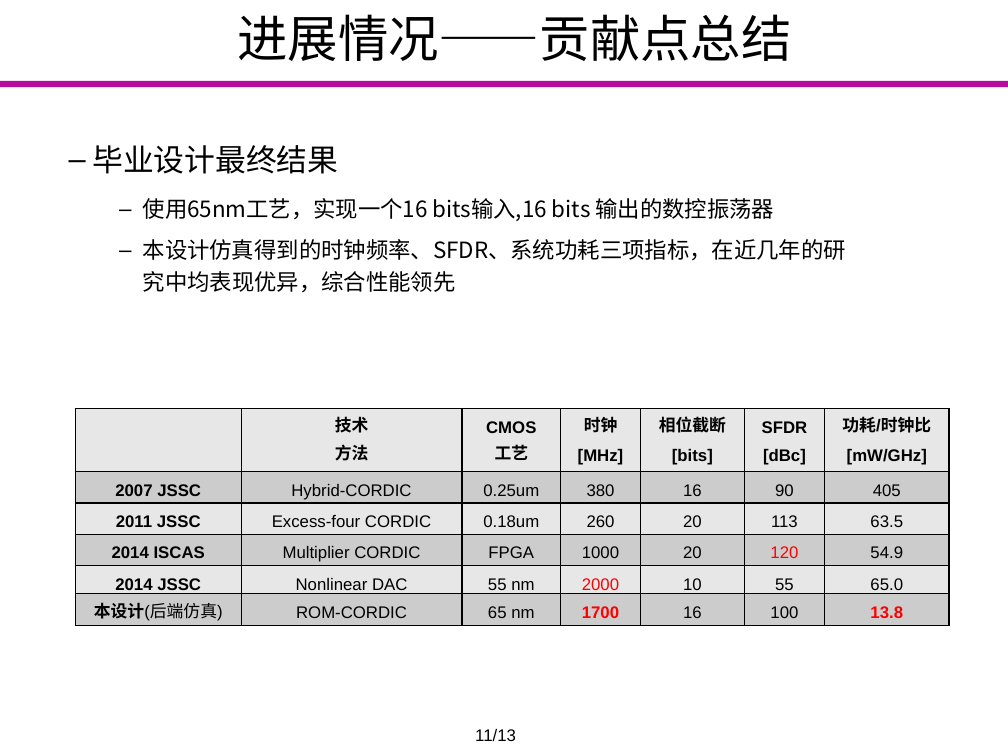
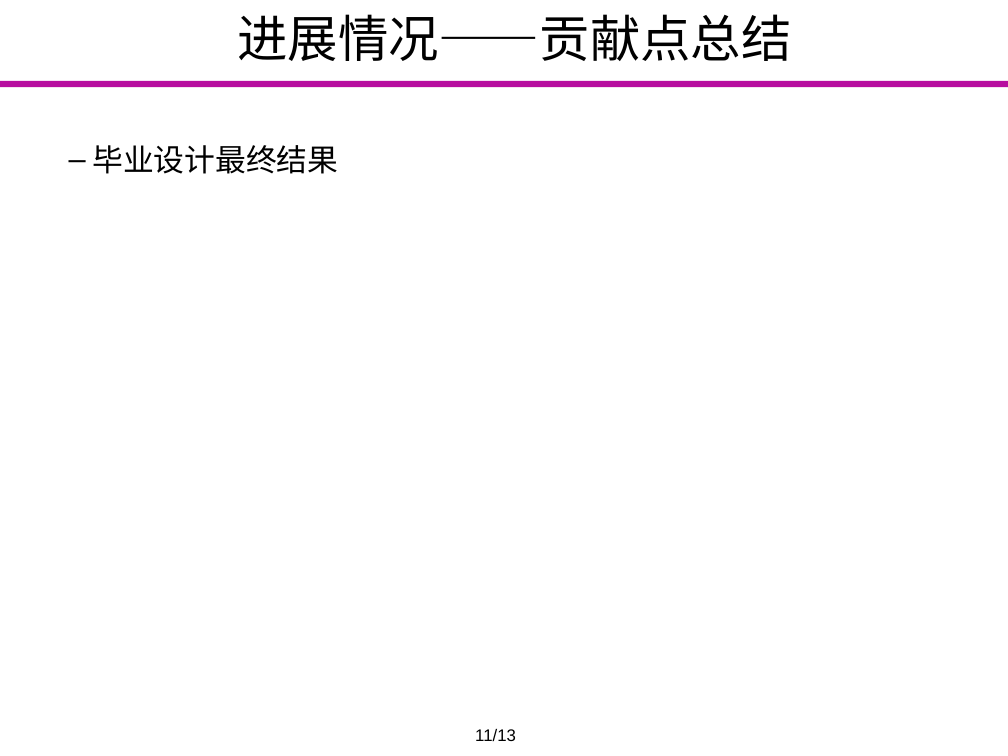
Before and after one commit to Markov2016/lunwen, a slide deck: slide 15 of dabian/杨一雄_毕业设计答辩.pptx (slide 14 before the commit). Drawn at 1008x756 pixels with LibreOffice and Linux fonts; fonts in the diff are those of the drawing; background and template pictures are left out. Boxes give left, top, right and bottom in pixels: in the first picture for what was removed or moved away, otherwise in the second. Text is boxed around its words. In the diff, an @@ line names an element or a change of style, - is before the commit and + after.

```diff
--- a/dabian/杨一雄_毕业设计答辩.pptx
+++ b/dabian/杨一雄_毕业设计答辩.pptx
@@ text at (143,198,846,293): paragraphs removed @@
-    – 使用65nm工艺，实现一个16 bits输入,16 bits 输出的数控振荡器
-    – 本设计仿真得到的时钟频率、SFDR、系统功耗三项指标，在近几年的研究中均表现优异，综合性能领先
@@ table removed at (76,409,951,626), 6 rows, 7 columns @@
- | 技术 / 方法 | CMOS / 工艺 | 时钟 / [MHz] | 相位截断 / [bits] | SFDR / [dBc] | 功耗/时钟比 / [mW/GHz]
-2007 JSSC | Hybrid-CORDIC | 0.25um | 380 | 16 | 90 | 405
-2011 JSSC | Excess-four CORDIC | 0.18um | 260 | 20 | 113 | 63.5
-2014 ISCAS | Multiplier CORDIC | FPGA | 1000 | 20 | 120 | 54.9
-2014 JSSC | Nonlinear DAC | 55 nm | 2000 | 10 | 55 | 65.0
-本设计(后端仿真) | ROM-CORDIC | 65 nm | 1700 | 16 | 100 | 13.8
```
Also in this commit, not shown: 8 other slides changed, 2 slides added.
